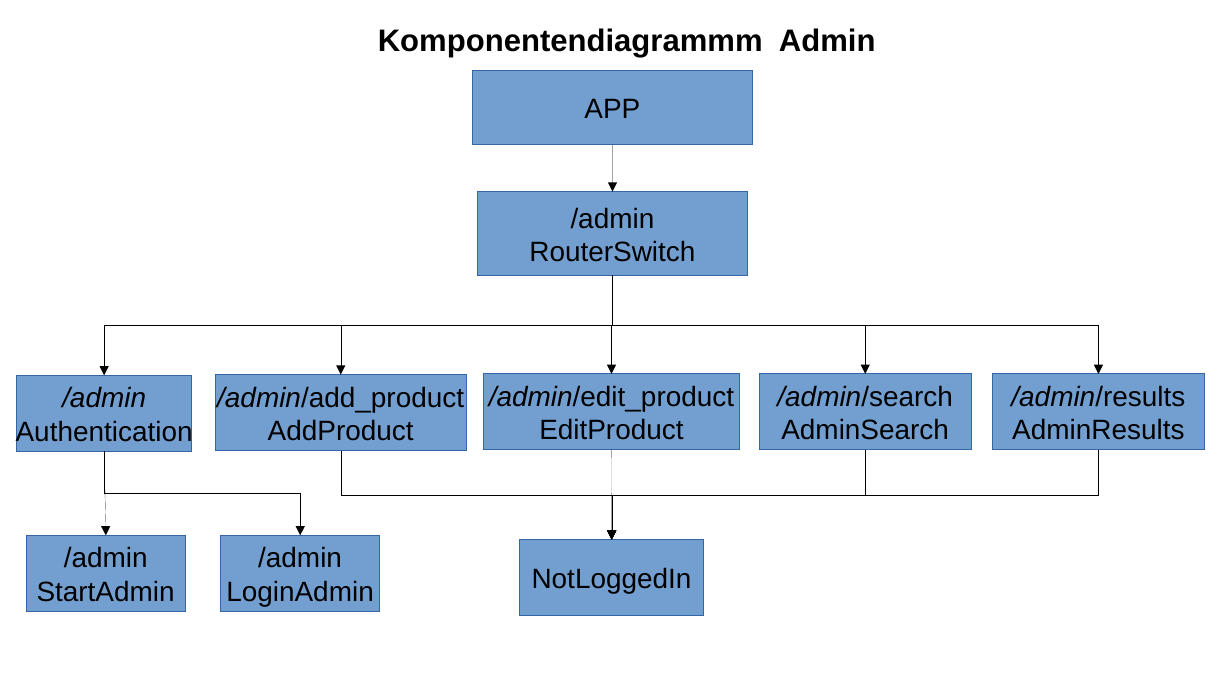
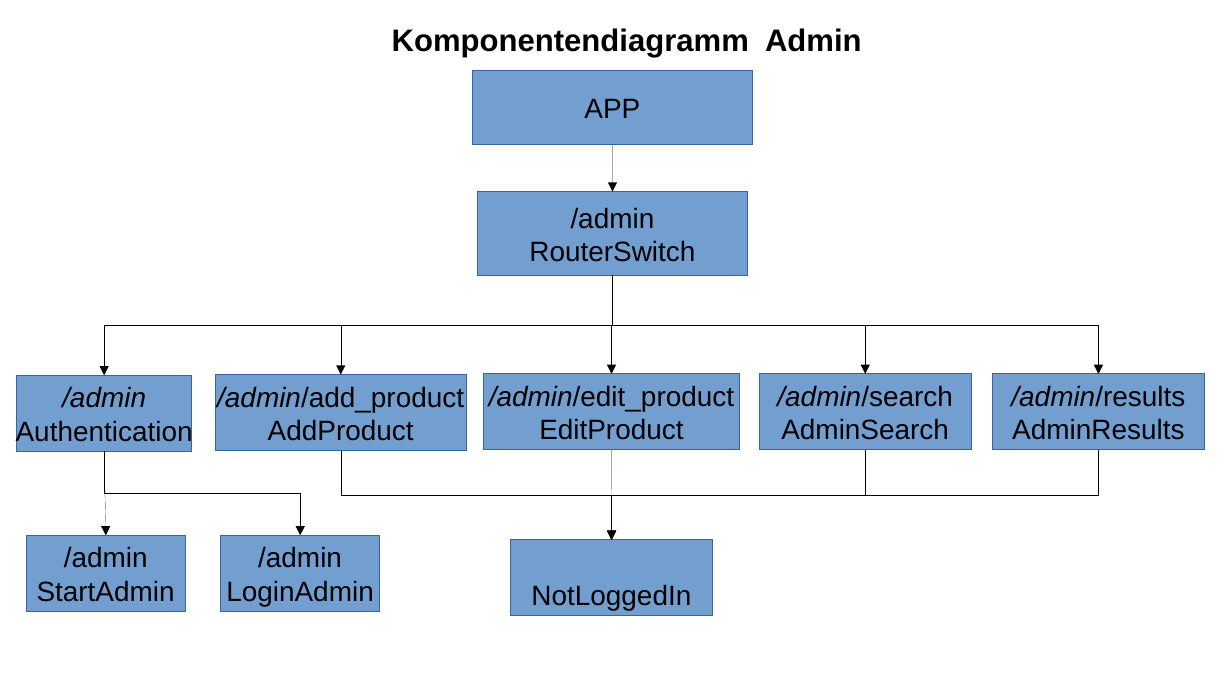
Before and after one commit to HolgerZerbe/foodata, a slide deck: slide 2 of concept/textdateien/Foodata Komponentendiagramm.odp. Drawn at 1232x693 pixels with LibreOffice and Linux fonts; fonts in the diff are those of the drawing. Boxes give left, top, right and bottom in pixels: in the first picture for what was removed or moved away, otherwise in the second. Text is boxed around its words. In the diff, an @@ line names an element or a change of style, - is before the commit and + after.

Commit message:
Komponentendiagramm PDF erstellt

```diff
--- a/concept/textdateien/Foodata Komponentendiagramm.odp
+++ b/concept/textdateien/Foodata Komponentendiagramm.odp
@@ text at box(392, 28, 862, 57): text changed @@
-Komponentendiagrammm Admin
+Komponentendiagramm Admin
@@ rectangle "NotLoggedIn": place and size @@
-rectangle "NotLoggedIn" at box(520, 540, 704, 616)
+rectangle "NotLoggedIn" at box(511, 540, 713, 616)
```
Also in this commit, not shown: 1 other slide changed, 6 other files.
